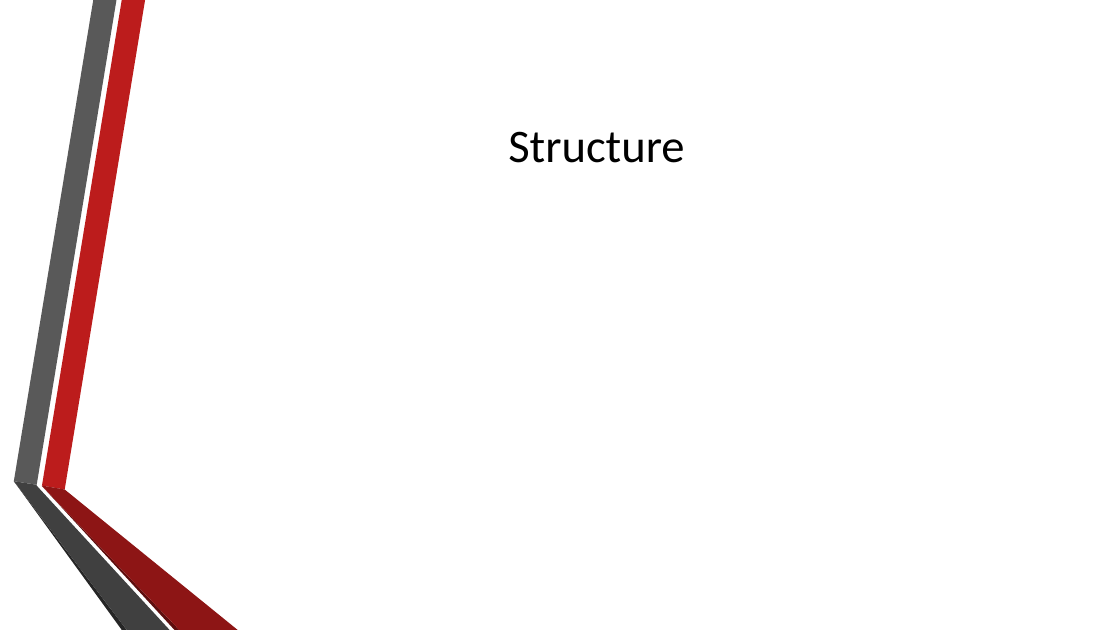
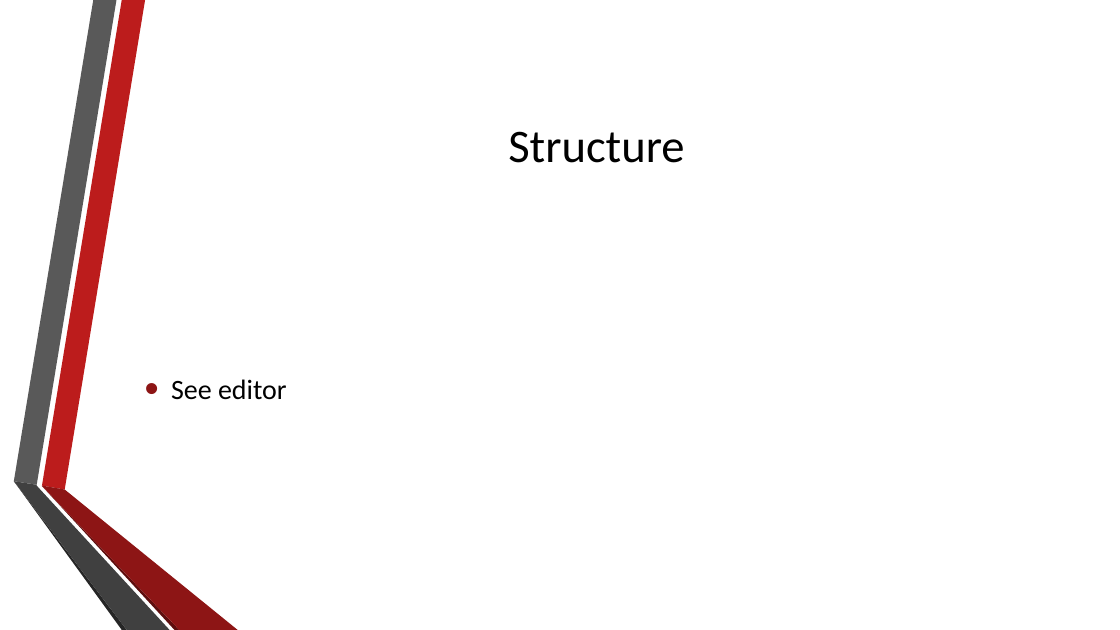
Before and after one commit to agoscinski/FinanceServiceComputing, a slide deck: slide 4 of presentations/ExchangeSimulator2.pptx. Drawn at 1120x630 pixels with LibreOffice and Linux fonts; fonts in the diff are those of the drawing; background and template pictures are left out. Boxes give left, top, right and bottom in pixels: in the first picture for what was removed or moved away, otherwise in the second. Text is boxed around its words. In the diff, an @@ line names an element or a change of style, - is before the commit and + after.

```diff
--- a/presentations/ExchangeSimulator2.pptx
+++ b/presentations/ExchangeSimulator2.pptx
@@ text added at (171, 379, 287, 400), 24 pt, text #000000 @@
+• See editor
```
Also in this commit, not shown: 1 other slide changed, 9 slides removed.
